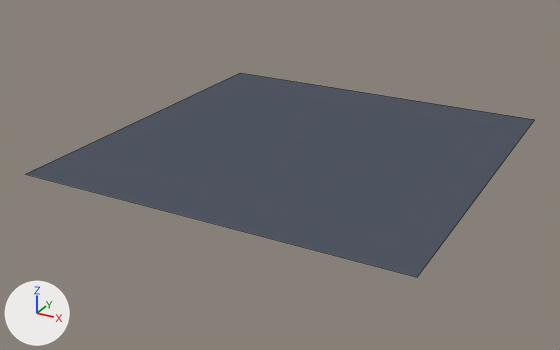
Renders of the Blender file assets/modelos/SHD_infanteria/SHD_infanteria.blend from each side of a commit.
Both versions are drawn from a camera (50 mm lens) standing at (193.0, -378.0, 167.0) and looking at (-8.0, -13.0, -16.0). Arrows for +X, +Y and +Z are at lower left; the lights stay in place. The picture after the commit comes second. Mesh edges are drawn as thin lines on the coarser meshes.

Names of what the first picture shows: 'Suelo de estudio'.
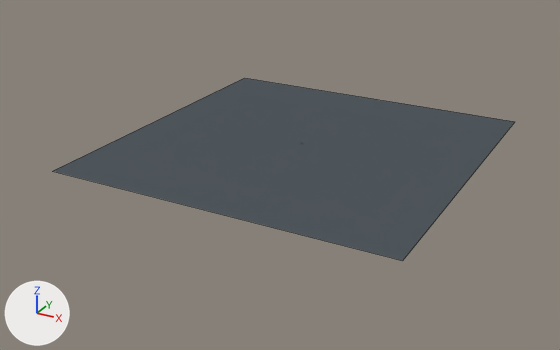
Where the change shows, as pixel boxes (x1, y1, x2, y2) in the pictures (560 x 350 px):
'Suelo de estudio', reshaped (9% narrower, 10% shorter): before (27, 73, 534, 277); after (54, 78, 515, 261)

The change, as a list of edits to the scene's bpy script:
```text
Change me_plane:
    used by ob_suelo_de_estudio; location = (0.0, 0.0, 0.0)
    remove me_plane.from_pydata(...)  # 4 vertices, 1 face; spans x -110.0..110.0, y -110.0..110.0, z 0.0
    add me_plane.from_pydata(...)  # 4 vertices, 1 face; spans x -100.0..100.0, y -100.0..100.0, z 0.0
    me_plane part 1
    me_plane.vertices[0].co: (-110.0, -110.0, 0.0) -> (-100.0, -100.0, 0.0)  # pixel (25, 174) -> pixel (52, 171)
    me_plane.vertices[1].co: (110.0, -110.0, 0.0) -> (100.0, -100.0, 0.0)  # pixel (417, 277) -> pixel (402, 260)
    me_plane.vertices[2].co: (-110.0, 110.0, 0.0) -> (-100.0, 100.0, 0.0)  # pixel (240, 72) -> pixel (244, 77)
    me_plane.vertices[3].co: (110.0, 110.0, 0.0) -> (100.0, 100.0, 0.0)  # pixel (534, 119) -> pixel (515, 121)
```
